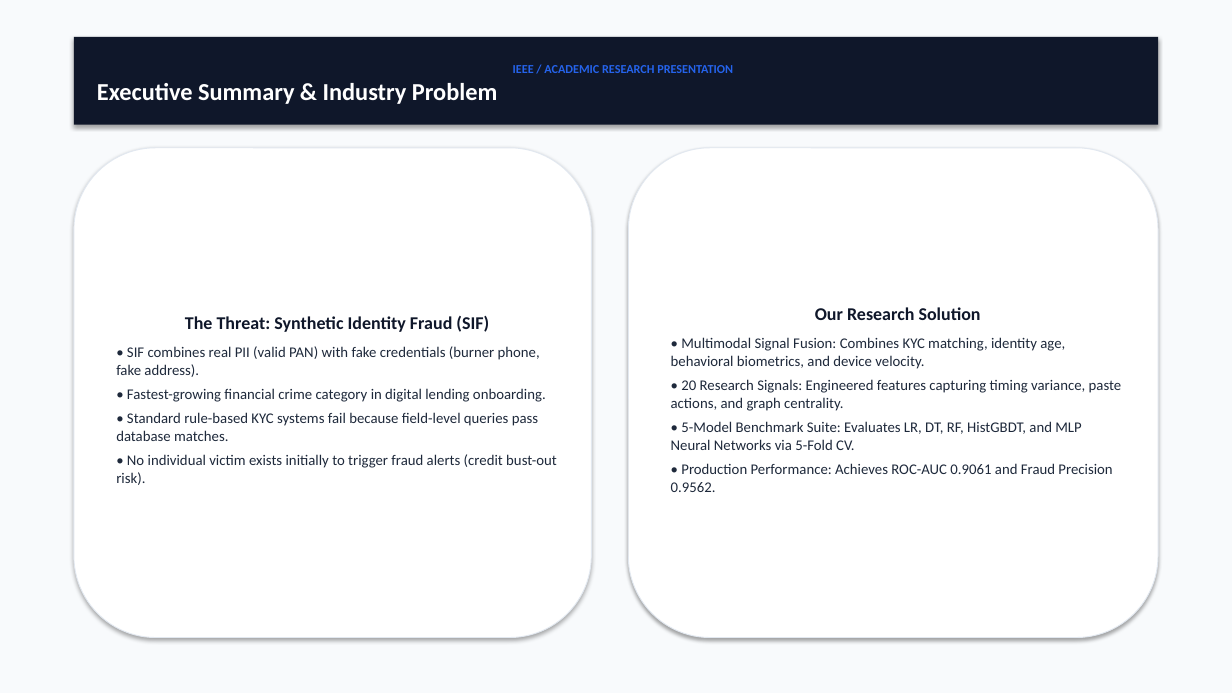
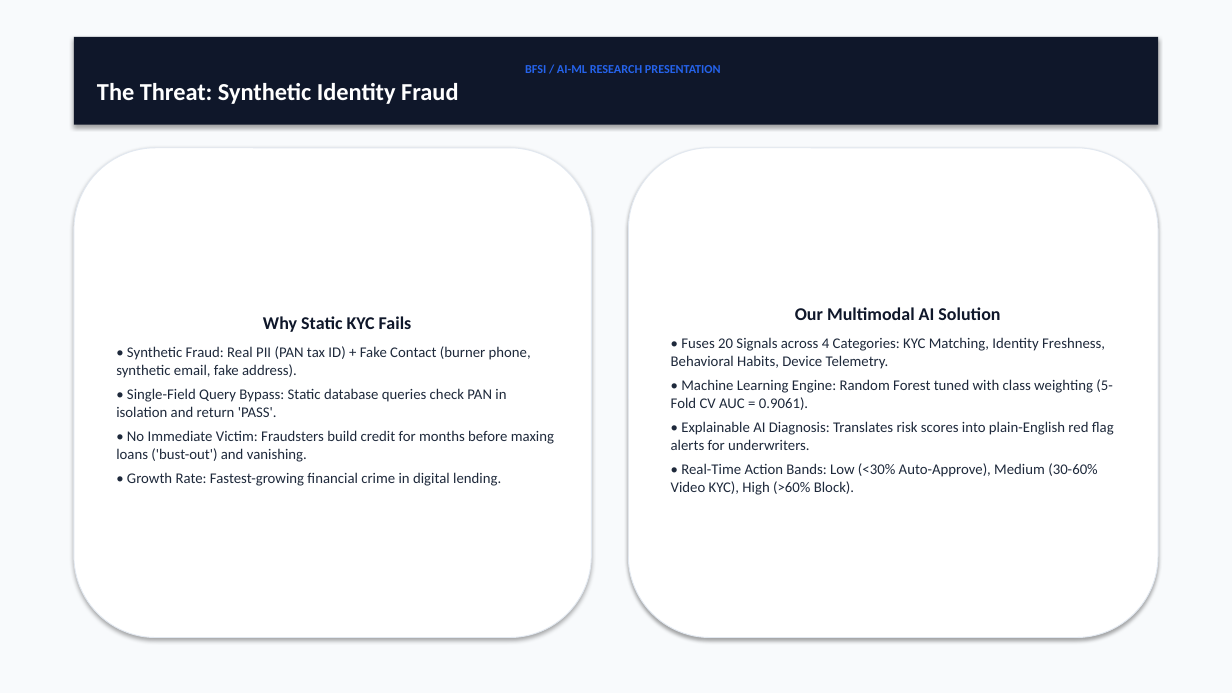
Before and after one commit to sgsatpute/bfsi, a slide deck: slide 2 of report/presentation.pptx. Drawn at 1232x693 pixels with LibreOffice and Linux fonts; fonts in the diff are those of the drawing. Boxes give left, top, right and bottom in pixels: in the first picture for what was removed or moved away, otherwise in the second. Text is boxed around its words. In the diff, an @@ line names an element or a change of style, - is before the commit and + after.

Commit message:
Re-upgrade IEEE paper, PPTX presentation, PDF slides, proposal docs, and submission ZIPs to reflect Explainable AI UI

```diff
--- a/report/presentation.pptx
+++ b/report/presentation.pptx
@@ text in rectangle at box(97, 65, 721, 104): text changed; size 9.5 to 19 pt; text colour #2563EB to #FFFFFF @@
-IEEE / ACADEMIC RESEARCH PRESENTATION
-Executive Summary & Industry Problem
+BFSI / AI-ML RESEARCH PRESENTATION
+The Threat: Synthetic Identity Fraud
@@ text in rounded rectangle at box(116, 316, 554, 486): text changed @@
-The Threat: Synthetic Identity Fraud (SIF)
-• SIF combines real PII (valid PAN) with fake credentials (burner phone, fake address).
-• Fastest-growing financial crime category in digital lending onboarding.
-• Standard rule-based KYC systems fail because field-level queries pass database matches.
-• No individual victim exists initially to trigger fraud alerts (credit bust-out risk).
+Why Static KYC Fails
+• Synthetic Fraud: Real PII (PAN tax ID) + Fake Contact (burner phone, synthetic email, fake address).
+• Single-Field Query Bypass: Static database queries check PAN in isolation and return 'PASS'.
+• No Immediate Victim: Fraudsters build credit for months before maxing loans ('bust-out') and vanishing.
+• Growth Rate: Fastest-growing financial crime in digital lending.
@@ text in rounded rectangle at box(671, 307, 1114, 495): text changed @@
-Our Research Solution
-• Multimodal Signal Fusion: Combines KYC matching, identity age, behavioral biometrics, and device velocity.
-• 20 Research Signals: Engineered features capturing timing variance, paste actions, and graph centrality.
-• 5-Model Benchmark Suite: Evaluates LR, DT, RF, HistGBDT, and MLP Neural Networks via 5-Fold CV.
-• Production Performance: Achieves ROC-AUC 0.9061 and Fraud Precision 0.9562.
+Our Multimodal AI Solution
+• Fuses 20 Signals across 4 Categories: KYC Matching, Identity Freshness, Behavioral Habits, Device Telemetry.
+• Machine Learning Engine: Random Forest tuned with class weighting (5-Fold CV AUC = 0.9061).
+• Explainable AI Diagnosis: Translates risk scores into plain-English red flag alerts for underwriters.
+• Real-Time Action Bands: Low (<30% Auto-Approve), Medium (30-60% Video KYC), High (>60% Block).
```
Also in this commit, not shown: 5 other slides changed, 1 slide added, 1 slide removed, 10 other files.
